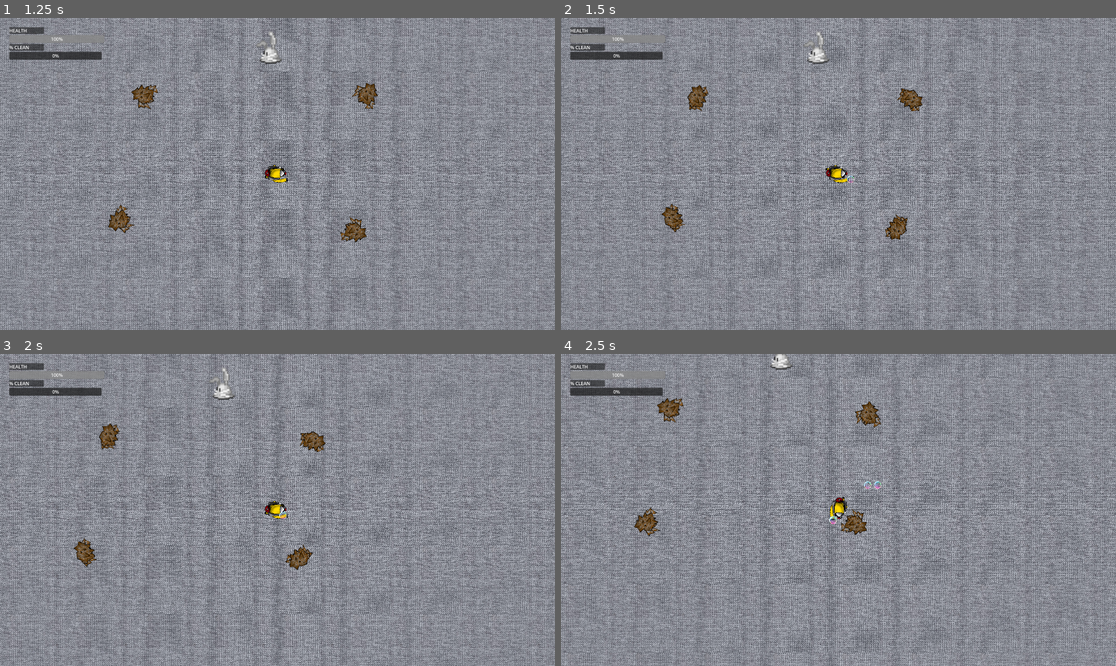
Above: before the commit, frames 1-4 (two rows, left to right).
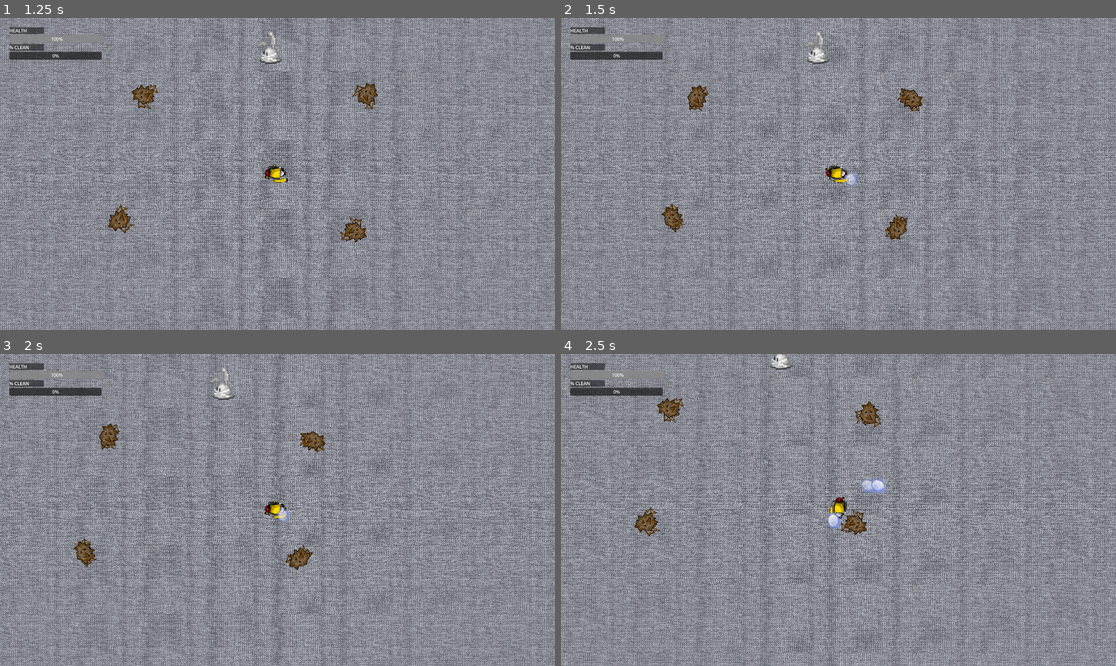
Above: after the commit, the same moments.

Repository: GGJ2025-Guac/GGJ2025
Game: Godot game, scene res://game_start.tscn
The game is run twice, just before and just after one commit, with the same random seed, the same clock (stepped at 60 frames per second) and the same inputs.
Inputs:
- Up to frame 1 (1.25 s): click "Start (A)" at 0.5 s
- Up to frame 2 (1.5 s): hold D (right) from 1.28 s (still down); hold Space (bubble) from 1.28 s (still down)
- Up to frame 3 (2 s): keep holding D (right); keep holding Space (bubble)
- Up to frame 4 (2.5 s): release D (right) at 2.03 s; release Space (bubble) at 2.03 s; hold S (down) from 2.03 s (still down); tap Space (bubble) at 2.1 s

Frame 1 is identical in both runs. In frame 2, less than 0.1% of the frame differs, in the area x 51-54%, y 49-54%; in frame 3, less than 0.1%; in frame 4, 0.3%, in the area x 47-59%, y 39-57%.

Commit message:
animated bubble

Diff:
--- a/testinggodot/bubble.gd
+++ b/testinggodot/bubble.gd
@@ -1,6 +1,8 @@
 extends Area2D
 
 class_name Bubble
+
+@onready var animation: AnimatedSprite2D = $AnimatedSprite2D
 
 signal play_pop()
 
@@ -8,8 +10,7 @@
 
 # Called when the node enters the scene tree for the first time.
 func _ready() -> void:
-	pass # Replace with function body.
-
+	animation.play()
 
 # Called every frame. 'delta' is the elapsed time since the previous frame.
 func _process(delta: float) -> void:
--- a/testinggodot/bubble.tscn
+++ b/testinggodot/bubble.tscn
@@ -1,16 +1,13 @@
 [gd_scene load_steps=4 format=3 uid="uid://pochpevx00k4"]
 
-[ext_resource type="Texture2D" uid="uid://cxeuap3wryg5x" path="res://assets/bubble.png" id="1_40ldd"]
 [ext_resource type="Script" path="res://bubble.gd" id="1_kvci8"]
+[ext_resource type="SpriteFrames" uid="uid://ciaryy38y4ib0" path="res://bubble_sprite_frames.tres" id="2_r31pm"]
 
 [sub_resource type="CircleShape2D" id="CircleShape2D_4mw8g"]
 radius = 24.0
 
 [node name="Bubble" type="Area2D"]
 script = ExtResource("1_kvci8")
-
-[node name="Sprite2D" type="Sprite2D" parent="."]
-texture = ExtResource("1_40ldd")
 
 [node name="CollisionShape2D" type="CollisionShape2D" parent="."]
 shape = SubResource("CircleShape2D_4mw8g")
@@ -21,6 +18,9 @@
 one_shot = true
 autostart = true
 
+[node name="AnimatedSprite2D" type="AnimatedSprite2D" parent="."]
+sprite_frames = ExtResource("2_r31pm")
+
 [connection signal="area_entered" from="." to="." method="_on_area_entered"]
 [connection signal="body_entered" from="." to="." method="_on_body_entered"]
 [connection signal="timeout" from="PopTimer" to="." method="_on_pop_timer_timeout"]
--- /dev/null
+++ b/testinggodot/bubble_sprite_frames.tres
@@ -0,0 +1,32 @@
+[gd_resource type="SpriteFrames" load_steps=5 format=3 uid="uid://ciaryy38y4ib0"]
+
+[ext_resource type="Texture2D" uid="uid://billgnwvuf44u" path="res://assets/bubble_sprite.png" id="1_7mh7p"]
+
+[sub_resource type="AtlasTexture" id="AtlasTexture_2ktot"]
+atlas = ExtResource("1_7mh7p")
+region = Rect2(0, 0, 128, 128)
+
+[sub_resource type="AtlasTexture" id="AtlasTexture_eo2l4"]
+atlas = ExtResource("1_7mh7p")
+region = Rect2(128, 0, 128, 128)
+
+[sub_resource type="AtlasTexture" id="AtlasTexture_nxpbj"]
+atlas = ExtResource("1_7mh7p")
+region = Rect2(256, 0, 128, 128)
+
+[resource]
+animations = [{
+"frames": [{
+"duration": 1.0,
+"texture": SubResource("AtlasTexture_2ktot")
+}, {
+"duration": 1.0,
+"texture": SubResource("AtlasTexture_eo2l4")
+}, {
+"duration": 1.0,
+"texture": SubResource("AtlasTexture_nxpbj")
+}],
+"loop": true,
+"name": &"default",
+"speed": 5.0
+}]
Binary file added: testinggodot/assets/bubble_sprite.png
Not shown, added: testinggodot/assets/bubble_sprite.png.import
